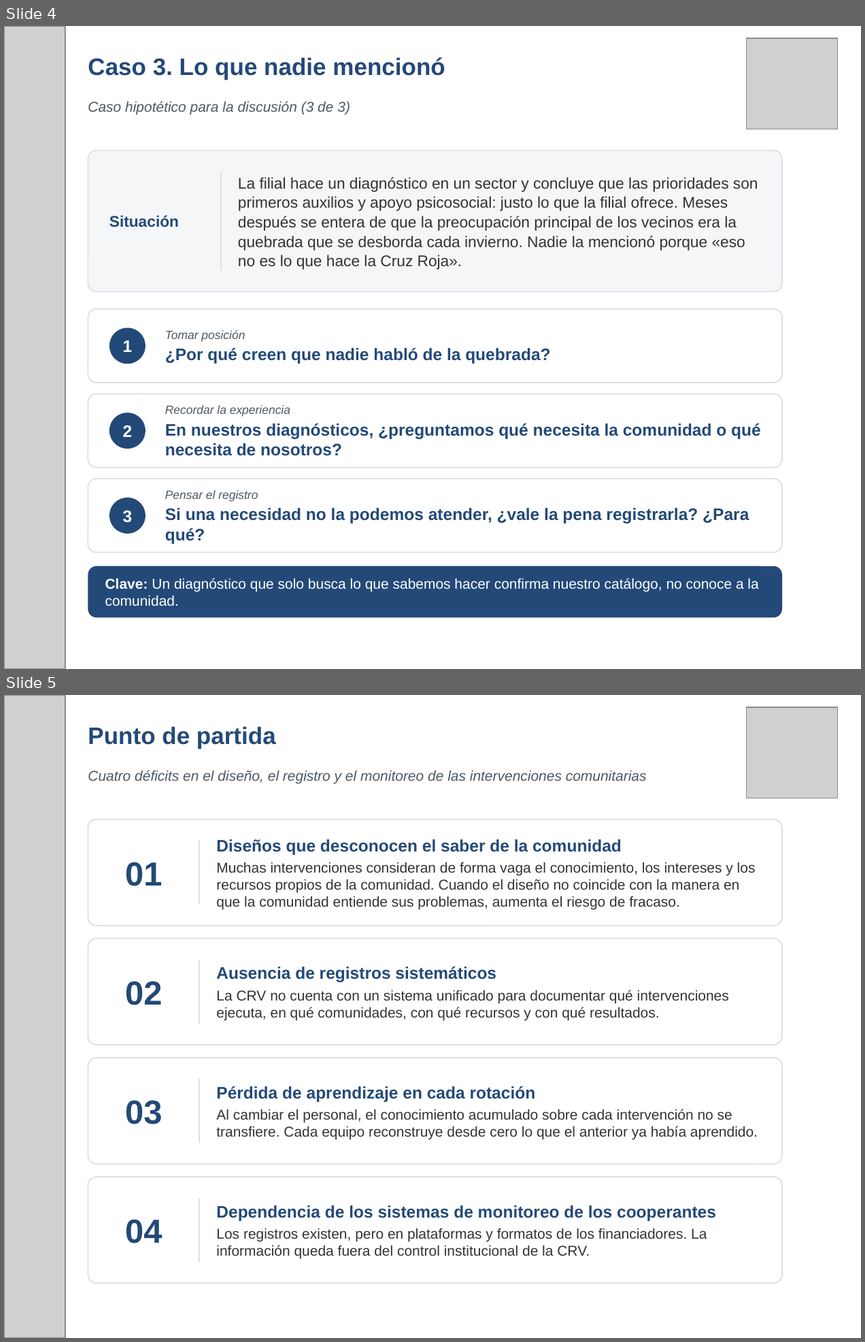
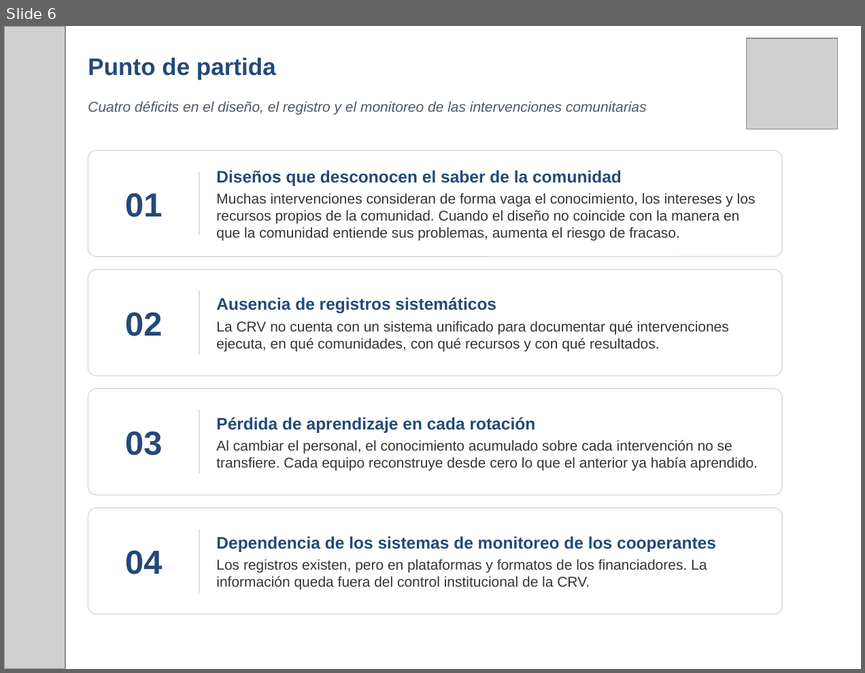
Before and after one commit to fmblancop/Hoja-de-Ruta-CRV, a slide deck: Hoja_de_Ruta_CRV_presentacion.pptx. Shown one above the other, each under a label of ours: slides 4 and 5 before the commit, slide 6 after it. The pictures are 865x1342 and 865x673 pixels, drawn with LibreOffice and Linux fonts; fonts in the diff are those of the drawing; grey boxes stand for pictures. Boxes give left, top, right and bottom in pixels: in the first picture for what was removed or moved away, otherwise in the second. Text is boxed around its words. In the diff, an @@ line names an element or a change of style, - is before the commit and + after.

```diff
--- a/Hoja_de_Ruta_CRV_presentacion.pptx
+++ b/Hoja_de_Ruta_CRV_presentacion.pptx
@@ slide 4 removed at (x1=4, y1=26, x2=861, y2=669), background #FFFFFF @@
@@ picture removed at (x1=4, y1=26, x2=65, y2=669) @@
@@ picture removed at (x1=746, y1=38, x2=837, y2=129) @@
@@ text removed at (x1=88, y1=57, x2=445, y2=80) @@
-Caso 3. Lo que nadie mencionó
@@ text removed at (x1=88, y1=101, x2=350, y2=115) @@
-Caso hipotético para la discusión (3 de 3)
@@ rounded rectangle removed at (x1=88, y1=150, x2=782, y2=292) @@
@@ line removed from (221, 172) to (221, 270) @@
@@ text removed at (x1=238, y1=177, x2=758, y2=269) @@
-La filial hace un diagnóstico en un sector y concluye que las prioridades son primeros auxilios y apoyo psicosocial: justo lo que la filial ofrece. Meses después se entera de que la preocupación principal de los vecinos era la quebrada que se desborda cada invierno. Nadie la mencionó porque «eso no es lo que hace la Cruz Roja».
@@ text removed at (x1=109, y1=215, x2=179, y2=227) @@
-Situación
@@ rounded rectangle removed at (x1=88, y1=309, x2=782, y2=382) @@
@@ ellipse removed at (x1=109, y1=328, x2=145, y2=363) @@
-1
@@ text removed at (x1=165, y1=330, x2=550, y2=363) @@
-Tomar posición
-¿Por qué creen que nadie habló de la quebrada?
@@ rounded rectangle removed at (x1=88, y1=394, x2=782, y2=467) @@
@@ ellipse removed at (x1=109, y1=412, x2=145, y2=448) @@
-2
@@ text removed at (x1=165, y1=405, x2=761, y2=456) @@
-Recordar la experiencia
-En nuestros diagnósticos, ¿preguntamos qué necesita la comunidad o qué necesita de nosotros?
@@ rounded rectangle removed at (x1=88, y1=478, x2=782, y2=552) @@
@@ text removed at (x1=165, y1=490, x2=749, y2=543) @@
-Pensar el registro
-Si una necesidad no la podemos atender, ¿vale la pena registrarla? ¿Para qué?
@@ ellipse removed at (x1=109, y1=497, x2=145, y2=533) @@
-3
@@ rounded rectangle removed at (x1=88, y1=566, x2=782, y2=617) @@
@@ text removed at (x1=105, y1=577, x2=758, y2=605) @@
-Clave: Un diagnóstico que solo busca lo que sabemos hacer confirma nuestro catálogo, no conoce a la comunidad.
@@ what was slide 5 is now slide 6 @@
```
Also in this commit, not shown: 3 slides changed, 4 slides added, 2 other slides removed.
